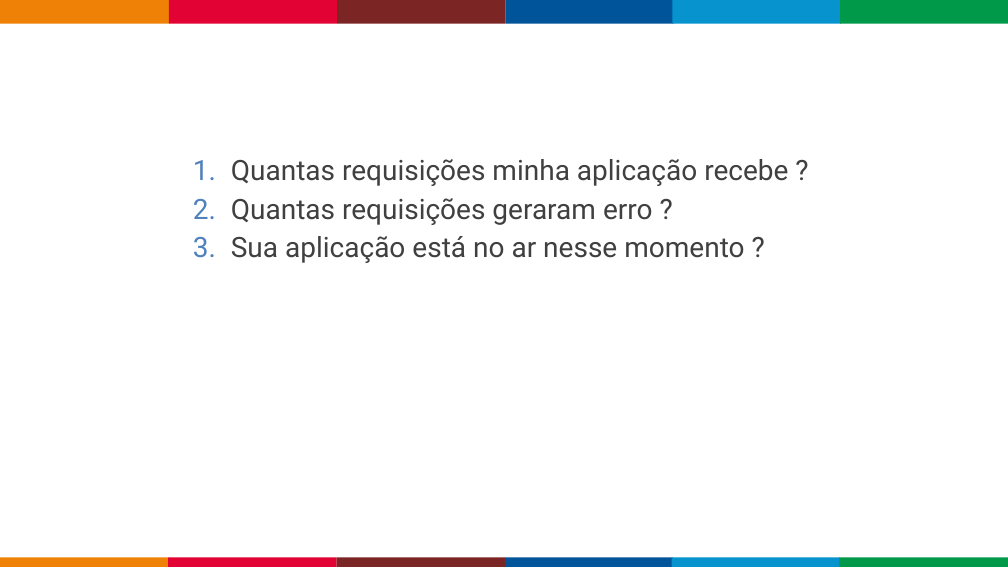
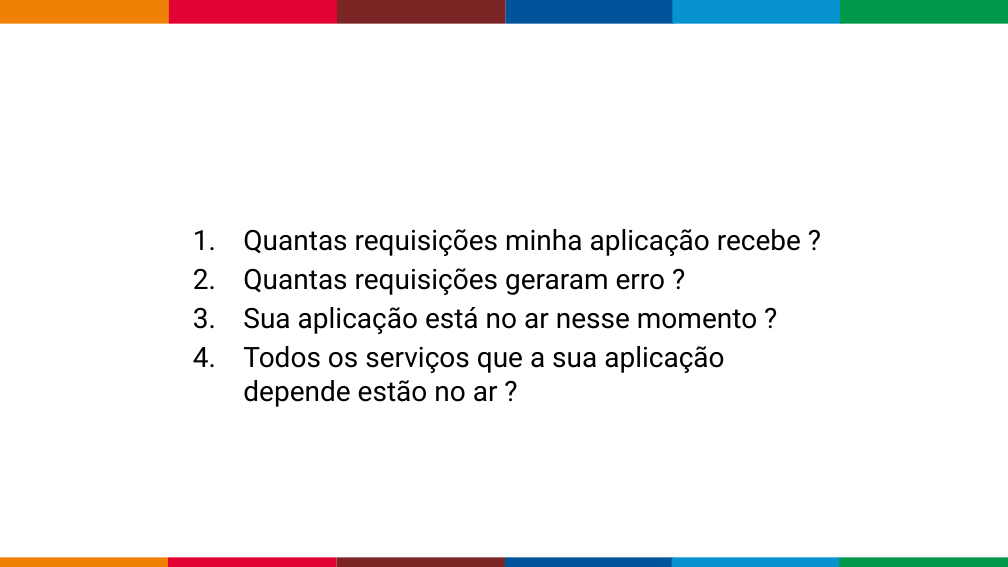
Before and after one commit to fabricioveronez/ImplementandoMetricasHealthcheck, a slide deck: slide 4 of docs/MetricasHealthcheckTDC.pptx. Drawn at 1008x567 pixels with LibreOffice and Linux fonts; fonts in the diff are those of the drawing; background and template pictures are left out. Boxes give left, top, right and bottom in pixels: in the first picture for what was removed or moved away, otherwise in the second. Text is boxed around its words. In the diff, an @@ line names an element or a change of style, - is before the commit and + after.

```diff
--- a/docs/MetricasHealthcheckTDC.pptx
+++ b/docs/MetricasHealthcheckTDC.pptx
@@ text "Quantas requisições minha aplicação recebe ...": place and size @@
-text "Quantas requisições minha aplicação recebe ..." at [231, 159, 788, 263]
+text "Quantas requisições minha aplicação recebe ..." at [243, 229, 801, 407]
@@ text at [243, 229, 801, 334]: text colour #404040 to #000000 in "Quantas requisições minha aplicação recebe ?", "Quantas requisições geraram erro ?", "Sua aplicação está no ar nesse momento ..."; indent changed; line spacing 0.9 to 1; less space between paragraphs @@
@@ text at [243, 346, 724, 407]: paragraph added @@
+4. Todos os serviços que a sua aplicação depende estão no ar ?
```
Also in this commit, not shown: 6 other slides changed, 1 slide added, 1 slide removed.
